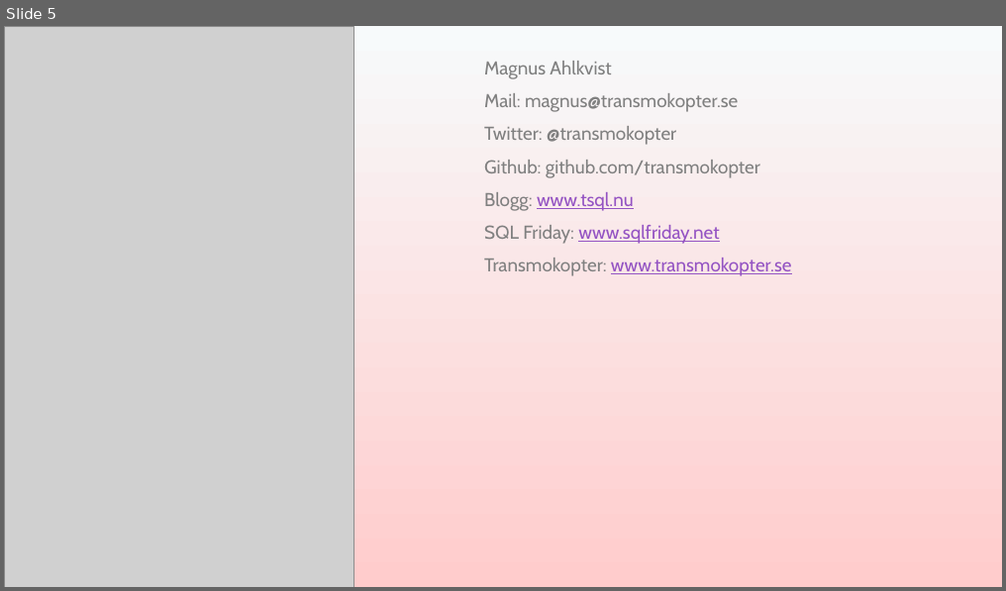
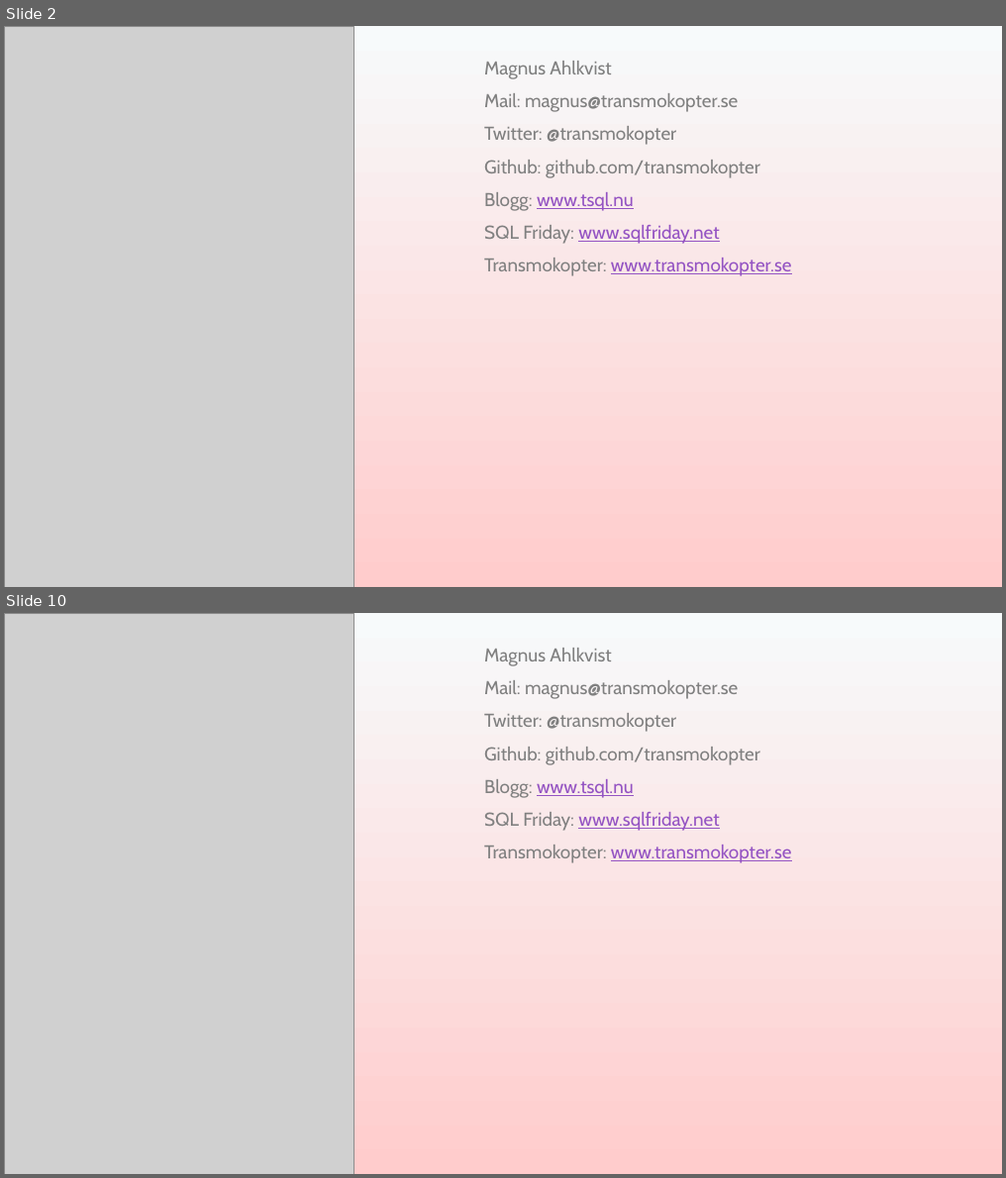
Before and after one commit to transmokopter/Presentations, a slide deck: sql-server-2022/sql-server-2022.pptx. Shown one above the other, each under a label of ours: slide 5 before the commit, slides 2 and 10 after it; the slides between them are not shown. The pictures are 1006x591 and 1006x1178 pixels, drawn with LibreOffice and Linux fonts; fonts in the diff are those of the drawing; grey boxes stand for pictures; background and template pictures are left out. Boxes give left, top, right and bottom in pixels: in the first picture for what was removed or moved away, otherwise in the second. Text is boxed around its words. In the diff, an @@ line names an element or a change of style, - is before the commit and + after.

Commit message:
after Sql Friday SQL2022 presentation

```diff
--- a/sql-server-2022/sql-server-2022.pptx
+++ b/sql-server-2022/sql-server-2022.pptx
@@ slide 10 added at (x1=4, y1=613, x2=1002, y2=1174), background gradient #F7FAFB to #FFCCCC @@
@@ picture added at (x1=4, y1=613, x2=353, y2=1174) @@
@@ subtitle added at (x1=484, y1=648, x2=792, y2=863), 18 pt, text #808080 @@
+Magnus Ahlkvist
+Mail: magnus@transmokopter.se
+Twitter: @transmokopter
+Github: github.com/transmokopter
+Blogg: www.tsql.nu
+SQL Friday: www.sqlfriday.net
+Transmokopter: www.transmokopter.se
@@ what was slide 5 is now slide 2 @@
```
Also in this commit, not shown: 3 slides changed, 5 other slides added, 1 slide removed, 2 other files.
